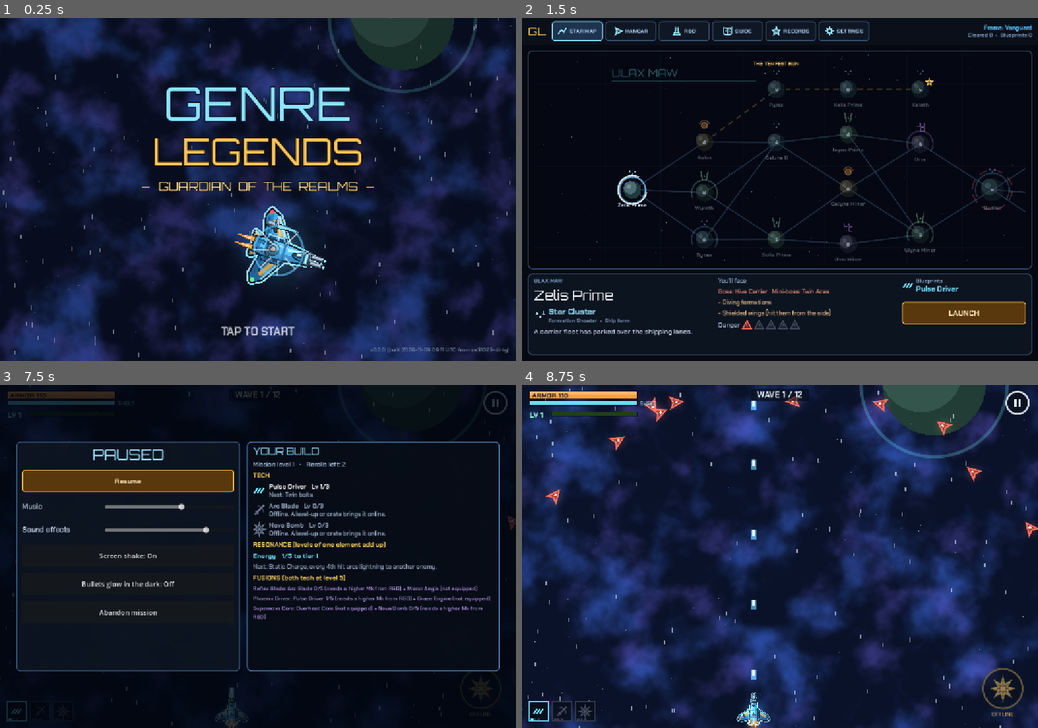
Above: before the commit, frames 1-4 (two rows, left to right).
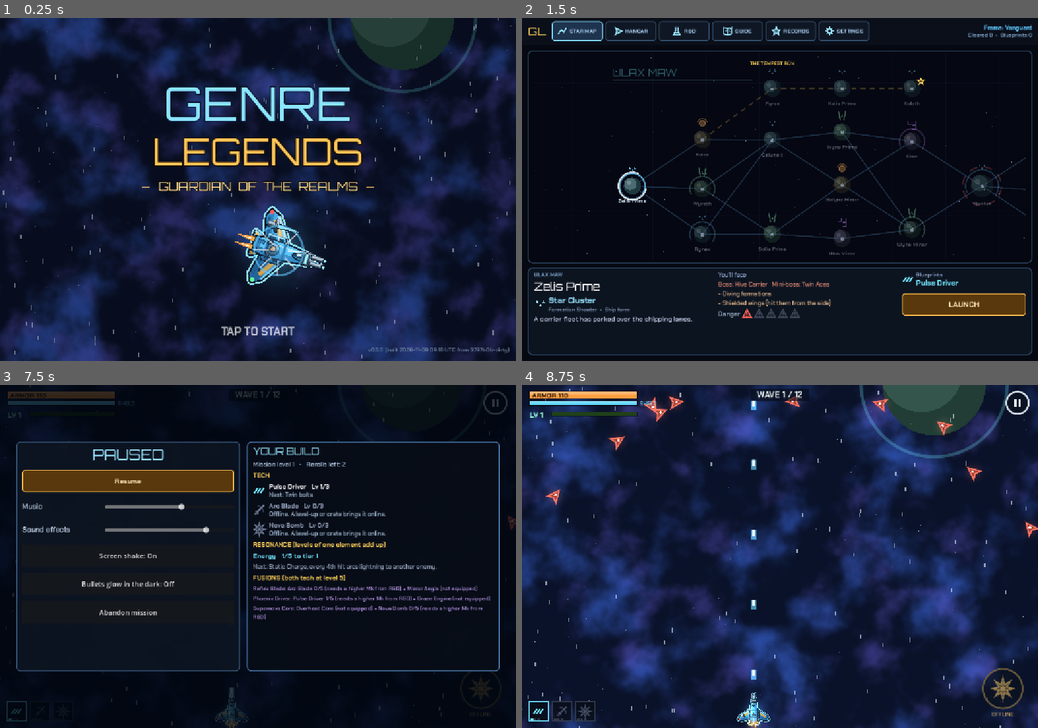
Above: after the commit, the same moments.

Repository: heromedel/Genre-Legends
Game: Godot game, scene res://scenes/main.tscn
Same seed, same stepped clock (60 frames per second), same inputs: the game is played once before the commit and once after it.
Inputs (mouse positions are in pixels of both pictures, inside the frame that each line leads up to):
- Up to frame 1 (0.25 s): no input
- Up to frame 2 (1.5 s): tap Enter at 0.5 s; drag from (780, 189) to (831, 114) at 0.52 s; drag from (676, 206) to (754, 258) at 1.27 s
- Up to frame 3 (7.5 s): click "LAUNCH" at 2 s; move the mouse to (258, 556) at 2.77 s; hold D (move_right) 2.78-3.5 s; tap Shift at 2.85 s; click (258, 556) at 2.92 s; drag from (232, 625) to (103, 505) at 3.52 s; tap Space (special) at 4.25, 5.85 s; move the mouse to (412, 607) at 4.27 s; hold A (move_left) 4.28-5 s; tap Z at 4.35 s; drag from (103, 505) to (180, 470) at 5.02 s; move the mouse to (283, 556) at 5.77 s; hold S (move_down) 5.78-6.5 s; click (283, 556) at 5.92 s; drag from (180, 470) to (154, 573) at 6.52 s; move the mouse to (371, 539) at 7.27 s; hold W (move_up) from 7.28 s (still down); tap P at 7.35 s
- Up to frame 4 (8.75 s): release W (move_up) at 8 s; click "Resume" at 8 s

The runs differ from the first frame. In frame 1, 0.1% of the frame differs, in the area x 71-99%, y 96-98%; in frame 2, 11%, in the area x 1-99%, y 10-93%; in frame 3, less than 0.1%; in frame 4, nothing differs.

Commit message:
0.5: confirm before reloading, boss banners rewritten, a planet strip that fits
From heromedel's 0.4.2 notes:
- 'Get the latest version' asks first, in a pop-up (a reusable _confirm).
- Every boss phase banner says what that boss does, instead of nine
  variations on 'X EXPOSED'.
- Twin Rails: 'Fires two rails in a V. Three at level 5.'
- The planet strip fits a special condition without a scroll bar.
- Dropship and dungeon gate art added for the transitions (wired next).

Co-Authored-By: Claude Opus 5.5 <noreply@anthropic.com>
Claude-Session: https://claude.ai/code/session_01TQ4qhv27AYaLAtPddeVQN1

Diff:
--- /dev/null
+++ b/art/scenes/dropship.svg
@@ -0,0 +1,75 @@
+<svg xmlns="http://www.w3.org/2000/svg" viewBox="-460 -480 920 960">
+<!-- The Dropship (GDD 11M), seen from above, bow up: a carrier whose launch bay runs down its middle.
+     Units match the cutscene's bay (480 x 600 at zoom 1). Light from the top-left.
+     Each component: 1 outline, 2 fill, 3 shading, 4 highlights, 5 details.
+     Groups: "door_l" / "door_r" slide apart to open the bay; the bay's guide lights are drawn live. -->
+<g stroke-linejoin="round" stroke-linecap="round">
+
+<!-- Engines along the stern -->
+<g>
+  <path d="M-260,400 L-170,400 L-180,452 L-250,452 Z M-80,410 L80,410 L70,466 L-70,466 Z M170,400 L260,400 L250,452 L180,452 Z" fill="#070b12" stroke="#070b12" stroke-width="10"/>
+  <path d="M-260,400 L-170,400 L-180,452 L-250,452 Z M-80,410 L80,410 L70,466 L-70,466 Z M170,400 L260,400 L250,452 L180,452 Z" fill="#2a3341"/>
+  <path d="M-215,400 L-170,400 L-180,452 L-215,452 Z M0,410 L80,410 L70,466 L0,466 Z M215,400 L260,400 L250,452 L215,452 Z" fill="#1c232e"/>
+  <path d="M-245,448 L-185,448 M-62,462 L62,462 M185,448 L245,448" stroke="#ff9a3c" stroke-width="7"/>
+</g>
+
+<!-- Hull -->
+<g>
+  <path d="M-340,-420 L340,-420 L420,260 L260,420 L-260,420 L-420,260 Z" fill="#070b12" stroke="#070b12" stroke-width="12"/>
+  <path d="M-340,-420 L340,-420 L420,260 L260,420 L-260,420 L-420,260 Z" fill="#33445a"/>
+  <path d="M10,-420 L340,-420 L420,260 L260,420 L10,420 Z" fill="#26344a"/>
+  <path d="M-420,260 L-260,420 L260,420 L420,260 L404,236 L250,392 L-250,392 L-404,236 Z" fill="#1b2636"/>
+  <path d="M-334,-412 L0,-412 M-334,-412 L-410,256" stroke="#7d98b8" stroke-width="7" fill="none"/>
+  <!-- armour seams and rivet rows -->
+  <path d="M-300,-200 L-380,200 M300,-200 L380,200 M-330,-300 L330,-300 M-260,330 L260,330" stroke="#1b2636" stroke-width="5"/>
+  <g fill="#5d7694">
+    <circle cx="-340" cy="-120" r="5"/><circle cx="-350" cy="-60" r="5"/><circle cx="-360" cy="0" r="5"/><circle cx="-370" cy="60" r="5"/><circle cx="-380" cy="120" r="5"/>
+  </g>
+  <!-- running lights at the corners -->
+  <circle cx="-410" cy="250" r="9" fill="#ff5a5a"/><circle cx="410" cy="250" r="9" fill="#5aff9a"/>
+  <circle cx="-330" cy="-410" r="8" fill="#ffffff"/><circle cx="330" cy="-410" r="8" fill="#ffffff"/>
+</g>
+
+<!-- Command island, starboard -->
+<g>
+  <path d="M300,-140 L380,-120 L390,110 L300,130 Z" fill="#070b12" stroke="#070b12" stroke-width="10"/>
+  <path d="M300,-140 L380,-120 L390,110 L300,130 Z" fill="#3e5370"/>
+  <path d="M345,-130 L380,-120 L390,110 L345,120 Z" fill="#2c3c52"/>
+  <path d="M304,-134 L376,-116" stroke="#9db8d6" stroke-width="5"/>
+  <g fill="#ffd58a"><rect x="318" y="-100" width="40" height="12" rx="3"/><rect x="318" y="-70" width="40" height="12" rx="3"/></g>
+  <circle cx="345" cy="40" r="18" fill="#070b12"/><circle cx="345" cy="40" r="13" fill="#5d7694"/><path d="M345,40 L345,18" stroke="#9db8d6" stroke-width="5"/>
+</g>
+
+<!-- The launch bay: a long dark recess down the middle, deck plating, two catapult rails -->
+<g>
+  <path d="M-240,-300 L240,-300 L240,300 L-240,300 Z" fill="#070b12" stroke="#070b12" stroke-width="12"/>
+  <path d="M-240,-300 L240,-300 L240,300 L-240,300 Z" fill="#1a2029"/>
+  <path d="M-240,-300 L-200,-300 L-200,300 L-240,300 Z M200,-300 L240,-300 L240,300 L200,300 Z" fill="#141a22"/>
+  <path d="M-200,-214 L200,-214 M-200,-128 L200,-128 M-200,-42 L200,-42 M-200,44 L200,44 M-200,130 L200,130 M-200,216 L200,216" stroke="#232b37" stroke-width="5"/>
+  <path d="M-46,-300 L-46,300 M46,-300 L46,300" stroke="#070b12" stroke-width="14"/>
+  <path d="M-46,-300 L-46,300 M46,-300 L46,300" stroke="#4a5d74" stroke-width="7"/>
+  <path d="M-49,-300 L-49,300 M43,-300 L43,300" stroke="#8aa4c2" stroke-width="2"/>
+  <!-- hazard chevrons at the bay mouth -->
+  <g fill="#ffcc3a">
+    <path d="M-200,-292 L-170,-292 L-150,-262 L-180,-262 Z"/><path d="M-140,-292 L-110,-292 L-90,-262 L-120,-262 Z"/>
+    <path d="M110,-292 L140,-292 L120,-262 L90,-262 Z"/><path d="M170,-292 L200,-292 L180,-262 L150,-262 Z"/>
+  </g>
+</g>
+
+<!-- Bay doors over the mouth: they slide out sideways to open -->
+<g id="door_l">
+  <path d="M-240,-420 L0,-420 L0,-300 L-240,-300 Z" fill="#070b12" stroke="#070b12" stroke-width="10"/>
+  <path d="M-240,-420 L0,-420 L0,-300 L-240,-300 Z" fill="#4a5d74"/>
+  <path d="M-236,-414 L-4,-414" stroke="#9db8d6" stroke-width="5"/>
+  <path d="M-200,-400 L-200,-320 M-140,-400 L-140,-320 M-80,-400 L-80,-320" stroke="#33445a" stroke-width="6"/>
+  <path d="M-30,-410 L-10,-410 L-10,-310 L-30,-310 Z" fill="#ffcc3a"/>
+</g>
+<g id="door_r">
+  <path d="M0,-420 L240,-420 L240,-300 L0,-300 Z" fill="#070b12" stroke="#070b12" stroke-width="10"/>
+  <path d="M0,-420 L240,-420 L240,-300 L0,-300 Z" fill="#3a4b60"/>
+  <path d="M80,-400 L80,-320 M140,-400 L140,-320 M200,-400 L200,-320" stroke="#26344a" stroke-width="6"/>
+  <path d="M10,-410 L30,-410 L30,-310 L10,-310 Z" fill="#d9a92a"/>
+</g>
+
+</g>
+</svg>
--- /dev/null
+++ b/art/scenes/dungeon_gate.svg
@@ -0,0 +1,40 @@
+<svg xmlns="http://www.w3.org/2000/svg" viewBox="-260 -360 520 480">
+<!-- The dungeon gate (GDD 11M): a stone arch cut into a cliff, darkness inside. The arch's opening spans
+     x -110..110, y -280..-60 (the cutscene's gate). Light from the top-left.
+     Each component: 1 outline, 2 fill, 3 shading, 4 highlights, 5 details. The torches' flames and the
+     portcullis are drawn live. -->
+<g stroke-linejoin="round" stroke-linecap="round">
+
+<!-- The cliff face -->
+<g>
+  <path d="M-250,-350 L250,-350 L250,-30 L-250,-30 Z" fill="#0d0b0a" stroke="#0d0b0a" stroke-width="6"/>
+  <path d="M-250,-350 L250,-350 L250,-30 L-250,-30 Z" fill="#3a3430"/>
+  <path d="M40,-350 L250,-350 L250,-30 L40,-30 Z" fill="#2e2926"/>
+  <path d="M-250,-80 L250,-80 L250,-30 L-250,-30 Z" fill="#26211e"/>
+  <path d="M-240,-120 L-180,-160 L-140,-150 M150,-170 L210,-140 L240,-150 M-230,-260 L-190,-280 M180,-300 L230,-280" stroke="#221d1a" stroke-width="5" fill="none"/>
+</g>
+
+<!-- The arch: dressed stone blocks around the opening -->
+<g>
+  <path d="M-170,-60 L-170,-280 A170,170 0 0 1 170,-280 L170,-60 Z" fill="#0d0b0a" stroke="#0d0b0a" stroke-width="8"/>
+  <path d="M-170,-60 L-170,-280 A170,170 0 0 1 170,-280 L170,-60 Z" fill="#5a524a"/>
+  <path d="M10,-450 A170,170 0 0 1 170,-280 L170,-60 L10,-60 Z" fill="#463f39"/>
+  <path d="M-164,-70 L-164,-280 A164,164 0 0 1 -40,-440" stroke="#8a7f72" stroke-width="5" fill="none"/>
+  <path d="M-170,-120 L-110,-120 M110,-120 L170,-120 M-170,-190 L-110,-190 M110,-190 L170,-190 M-150,-330 L-100,-300 M150,-330 L100,-300 M-60,-430 L-40,-385 M60,-430 L40,-385" stroke="#2e2926" stroke-width="5"/>
+  <!-- keystone -->
+  <path d="M-22,-452 L22,-452 L16,-392 L-16,-392 Z" fill="#0d0b0a" stroke="#0d0b0a" stroke-width="5"/>
+  <path d="M-22,-452 L22,-452 L16,-392 L-16,-392 Z" fill="#6e655b"/>
+  <circle cx="0" cy="-420" r="8" fill="#ff7a3a"/>
+</g>
+
+<!-- The opening: darkness -->
+<path d="M-110,-60 L-110,-280 A110,110 0 0 1 110,-280 L110,-60 Z" fill="#030204"/>
+
+<!-- Torch brackets either side (the flames are drawn live above them) -->
+<g>
+  <path d="M-205,-200 L-185,-200 L-188,-170 L-202,-170 Z M185,-200 L205,-200 L202,-170 L188,-170 Z" fill="#0d0b0a" stroke="#0d0b0a" stroke-width="5"/>
+  <path d="M-205,-200 L-185,-200 L-188,-170 L-202,-170 Z M185,-200 L205,-200 L202,-170 L188,-170 Z" fill="#6b5a44"/>
+</g>
+
+</g>
+</svg>
--- a/scripts/core/build_info.gd
+++ b/scripts/core/build_info.gd
@@ -2,8 +2,8 @@
 ## Written by tools/export_web.sh on every export. Do not edit by hand.
 
 const VERSION := "0.5.0"
-const BUILT := "2026-11-09 09:11 UTC"
-const COMMIT := "ce31023-dirty"
+const BUILT := "2026-11-09 09:16 UTC"
+const COMMIT := "3797b0b-dirty"
 
 
 static func label() -> String:
--- a/scripts/data/tech_data.gd
+++ b/scripts/data/tech_data.gd
@@ -55,7 +55,7 @@
 		"blueprint_from": ["corridor", "planet"],
 		"forks": {
 			"a": {"name": "Chain Storm", "text": "Every hit arcs lightning into the enemies around it."},
-			"b": {"name": "Twin Rails", "text": "Fires two rails in a V, then three."},
+			"b": {"name": "Twin Rails", "text": "Fires two rails in a V. Three at level 5."},
 		},
 	},
 	"hex_repeater": {
--- a/scripts/sim/bosses/bounty_ace.gd
+++ b/scripts/sim/bosses/bounty_ace.gd
@@ -44,9 +44,9 @@
 	_place_drones(drones)
 	if phase == 0 and drones.is_empty():
 		core.invulnerable = false
-		set_phase(1, "SHIELD DOWN - HE'S EXPOSED")
+		set_phase(1, "THE ACE'S SHIELD SHATTERS")
 	if phase == 1 and hp_fraction() < 0.4:
-		set_phase(2, "BOUNTY CALLED IN")
+		set_phase(2, "THE ACE CALLS IN HUNTERS")
 		for i in 2:
 			var hunter := world.spawn_enemy("ace", Vector2(center.x + (i * 2 - 1) * 300.0, -40))
 			hunter.memory["no_formation"] = true
--- a/scripts/sim/bosses/hive_carrier.gd
+++ b/scripts/sim/bosses/hive_carrier.gd
@@ -39,9 +39,9 @@
 	var bays := living_parts("bay")
 	if phase == 0 and bays.size() <= 2:
 		core.invulnerable = false
-		set_phase(1, "CORE EXPOSED")
+		set_phase(1, "THE CARRIER CRACKS OPEN")
 	if phase == 1 and hp_fraction() < 0.3:
-		set_phase(2, "CARRIER CRITICAL")
+		set_phase(2, "THE CARRIER IS GOING DOWN SWINGING")
 	# Hangar bays launch fighters that swoop at you.
 	if fmod(time, 5.0) < dt:
 		for bay: Enemy in bays:
--- a/scripts/sim/bosses/leviathan.gd
+++ b/scripts/sim/bosses/leviathan.gd
@@ -36,7 +36,7 @@
 		origin.y += (70.0 if not living_parts("battery").is_empty() else 170.0) * dt
 	elif phase == 0:
 		core.invulnerable = false
-		set_phase(1, "ENGINE CORE EXPOSED")
+		set_phase(1, "THE LEVIATHAN'S HEART IS OPEN")
 	place_parts()
 	# The fight (and its health bar) starts as the first battery comes into view.
 	if entering and origin.y > 80.0:
@@ -50,7 +50,7 @@
 	if phase == 0:
 		return
 	if phase == 1 and hp_fraction() < 0.35:
-		set_phase(2, "REACTOR BREACH")
+		set_phase(2, "ITS REACTOR BLEEDS FIRE")
 	if fmod(time, 0.12 if phase == 1 else 0.09) < dt:
 		for arm in 2:
 			world.enemy_shot(core.pos, PI * 0.5 + sin(time * 1.3) * 1.2 + (arm * 2 - 1) * 0.35, 210.0, {"color": Color(1.0, 0.7, 0.4)})
--- a/scripts/sim/bosses/mirror_dreadnought.gd
+++ b/scripts/sim/bosses/mirror_dreadnought.gd
@@ -48,7 +48,7 @@
 			mirror.invulnerable = false
 			world.kill_enemy(mirror)
 	if phase == 1 and hp_fraction() < 0.3:
-		set_phase(2, "DREADNOUGHT OVERLOAD")
+		set_phase(2, "THE DREADNOUGHT OVERLOADS")
 	match phase:
 		0:
 			if fmod(time, 2.3) < dt:
--- a/scripts/sim/bosses/siege_crawler.gd
+++ b/scripts/sim/bosses/siege_crawler.gd
@@ -45,9 +45,9 @@
 		for leg: Enemy in legs:
 			world.kill_enemy(leg)
 		world.add_zone("enemy_ring", origin, 420.0, 0.9, 16.0 * world.enemy_damage_scale, true, {"color": Color(1, 0.6, 0.3)})
-		set_phase(1, "IT'S DOWN - HIT THE CORE")
+		set_phase(1, "THE CRAWLER COLLAPSES - STRIKE ITS CORE")
 	if phase == 1 and hp_fraction() < 0.35:
-		set_phase(2, "REACTOR UNSTABLE")
+		set_phase(2, "ITS REACTOR IS MELTING DOWN")
 	# Legs: staggered aimed bursts.
 	for leg: Enemy in legs:
 		if fmod(time + float(leg.part.right(1)) * 0.6, 2.5) < dt:
--- a/scripts/sim/bosses/wyrm_engine.gd
+++ b/scripts/sim/bosses/wyrm_engine.gd
@@ -50,9 +50,9 @@
 	_place()
 	if phase == 0 and segments.size() <= SEGMENTS / 2:
 		head.invulnerable = false
-		set_phase(1, "HEAD EXPOSED")
+		set_phase(1, "THE WYRM'S HEAD IS BARE")
 	if phase == 1 and hp_fraction() < 0.25:
-		set_phase(2, "THE WYRM IS ENRAGED")
+		set_phase(2, "THE WYRM THRASHES")
 	# Segments fire in a rolling wave down the body.
 	if fmod(time, 2.6) < dt:
 		var start := int(time / 2.6) % 3
--- a/scripts/sim/minibosses/brood_queen.gd
+++ b/scripts/sim/minibosses/brood_queen.gd
@@ -37,7 +37,7 @@
 	var sacs := living_parts("sac")
 	if phase == 0 and sacs.is_empty():
 		core.invulnerable = false
-		set_phase(1, "THE QUEEN IS EXPOSED")
+		set_phase(1, "THE QUEEN STANDS UNGUARDED")
 	if fmod(time, 3.0) < dt:
 		for sac: Enemy in sacs:
 			for i in 2:
--- a/scripts/sim/minibosses/clone_projector.gd
+++ b/scripts/sim/minibosses/clone_projector.gd
@@ -87,7 +87,7 @@
 			var device := world.drop_pickup("projector", part.pos)
 			device.vel = Vector2.ZERO
 			device.anchored = true
-			set_phase(1, "PROJECTOR EXPOSED - GRAB IT")
+			set_phase(1, "THE PROJECTOR BREAKS LOOSE - GRAB IT")
 
 
 func pickup_taken(kind: String) -> void:
--- a/scripts/sim/minibosses/crusher_gate.gd
+++ b/scripts/sim/minibosses/crusher_gate.gd
@@ -36,7 +36,7 @@
 	var pistons := living_parts("piston")
 	if phase == 0 and pistons.size() < 2:
 		core.invulnerable = false
-		set_phase(1, "GATE CORE EXPOSED")
+		set_phase(1, "THE CRUSHER JAMS OPEN")
 	if fmod(time, 3.2 if phase == 0 else 2.6) < dt and not pistons.is_empty():
 		_slam(pistons)
 	for piston: Enemy in pistons:
--- a/scripts/sim/minibosses/dune_maw.gd
+++ b/scripts/sim/minibosses/dune_maw.gd
@@ -73,4 +73,4 @@
 						var brood := world.spawn_enemy("crawler", origin + Vector2.from_angle(TAU * i / 3.0) * 50.0)
 						brood.memory["awake"] = true
 	if phase == 0 and hp_fraction() < 0.5:
-		set_phase(1, "THE MAW IS FURIOUS")
+		set_phase(1, "THE MAW CALLS UP ITS BROOD")
--- a/scripts/sim/minibosses/salvo_barge.gd
+++ b/scripts/sim/minibosses/salvo_barge.gd
@@ -37,7 +37,7 @@
 	var pods := living_parts("pod")
 	if phase == 0 and pods.is_empty():
 		core.invulnerable = false
-		set_phase(1, "BARGE CORE EXPOSED")
+		set_phase(1, "THE BARGE'S HOLD SPLITS OPEN")
 	# Salvos: each pod launches homing drones you can shoot down.
 	if fmod(time, 3.2) < dt:
 		for pod: Enemy in pods:
--- a/scripts/sim/minibosses/swarm_marshal.gd
+++ b/scripts/sim/minibosses/swarm_marshal.gd
@@ -37,7 +37,7 @@
 	_place_escorts(dt)
 	if phase == 0 and escorts.size() <= ESCORTS / 2:
 		core.invulnerable = false
-		set_phase(1, "THE MARSHAL IS EXPOSED")
+		set_phase(1, "THE MARSHAL HAS NO ESCORT LEFT")
 	if entering:
 		return
 	# One escort peels off and dives at you, Galaga style.
--- a/scripts/sim/minibosses/turret_fortress.gd
+++ b/scripts/sim/minibosses/turret_fortress.gd
@@ -37,7 +37,7 @@
 	var turrets := living_parts("turret")
 	if phase == 0 and turrets.is_empty():
 		core.invulnerable = false
-		set_phase(1, "GATE CORE EXPOSED")
+		set_phase(1, "THE FORTRESS GUNS FALL SILENT")
 	for turret: Enemy in turrets:
 		turret.facing = (world.player.pos - turret.pos).angle()
 		if fmod(time + turret.id * 0.4, 1.6) < dt:
--- a/scripts/sim/minibosses/twin_aces.gd
+++ b/scripts/sim/minibosses/twin_aces.gd
@@ -46,4 +46,4 @@
 		defeat()
 	elif not angry:
 		angry = true
-		world.emit("banner", {"text": "THE SURVIVOR IS FURIOUS", "style": "red"})
+		world.emit("banner", {"text": "ONE ACE DOWN - THE OTHER WANTS REVENGE", "style": "red"})
--- a/scripts/ui/hub.gd
+++ b/scripts/ui/hub.gd
@@ -63,6 +63,27 @@
 	column.add_child(UiKit.button("Understood", func():
 		popup.queue_free()
 		_show_radio_queue(), "Radio: understood", true))
+	add_child(popup)
+
+
+## A pop-up that asks before doing something you can't take back: a title, what will happen, and two buttons.
+func _confirm(title: String, text: String, confirm_label: String, on_confirm: Callable) -> void:
+	var box := UiKit.panel(Color(0.03, 0.07, 0.12, 0.98), Color(1.0, 0.75, 0.35))
+	var column := VBoxContainer.new()
+	column.custom_minimum_size = Vector2(520, 0)
+	column.add_theme_constant_override("separation", 12)
+	box.add_child(column)
+	column.add_child(UiKit.label(title, 22, Color(1.0, 0.8, 0.45), "title"))
+	column.add_child(UiKit.wrapped(text, 17, Color(1, 1, 1)))
+	var popup := Overlays._floating(box)
+	var buttons := HBoxContainer.new()
+	buttons.add_theme_constant_override("separation", 12)
+	buttons.alignment = BoxContainer.ALIGNMENT_END
+	column.add_child(buttons)
+	buttons.add_child(UiKit.button("Cancel", func(): popup.queue_free(), "%s: cancel" % title))
+	buttons.add_child(UiKit.button(confirm_label, func():
+		popup.queue_free()
+		on_confirm.call(), "%s: %s" % [title, confirm_label], true))
 	add_child(popup)
 
 
@@ -251,11 +272,13 @@
 	_map_view.node_selected.connect(_on_node_selected)
 	frame.add_child(_map_view)
 	var info_panel := UiKit.panel()
-	info_panel.custom_minimum_size = Vector2(0, 190)
+	info_panel.custom_minimum_size = Vector2(0, 204)
 	column.add_child(info_panel)
 	var scroll := ScrollContainer.new()
 	scroll.horizontal_scroll_mode = ScrollContainer.SCROLL_MODE_DISABLED
-	scroll.custom_minimum_size = Vector2(0, 170)
+	# Most planets fit; the rare one with more to say still scrolls, without a bar eating the width.
+	scroll.vertical_scroll_mode = ScrollContainer.SCROLL_MODE_SHOW_NEVER
+	scroll.custom_minimum_size = Vector2(0, 184)
 	info_panel.add_child(scroll)
 	_info = HBoxContainer.new()
 	_info.size_flags_horizontal = Control.SIZE_EXPAND_FILL
@@ -301,7 +324,7 @@
 	var mission_type: Dictionary = MissionData.TYPES[node["type"]]
 	var region_name: String = star_map.regions[node["region"]]["name"]
 	identity.add_child(UiKit.label(region_name.to_upper(), 13, Color(0.5, 0.65, 0.8), "bold"))
-	identity.add_child(UiKit.label(node["name"], 30, Color(1, 1, 1), "title"))
+	identity.add_child(UiKit.label(node["name"], 25, Color(1, 1, 1), "title"))
 	if node["branch"] != "":
 		identity.add_child(UiKit.label(node["branch_name"], 16, Art.GOLD, "bold"))
 	var type_row := HBoxContainer.new()
@@ -331,7 +354,7 @@
 	threat.add_child(danger_row)
 	if node["modifier"] != "":
 		var modifier: Dictionary = MissionData.MODIFIERS[node["modifier"]]
-		threat.add_child(UiKit.label("Special condition: " + modifier["name"], 17, Color(1, 0.75, 0.35), "bold"))
+		threat.add_child(UiKit.label("Special condition: " + modifier["name"], 15, Color(1, 0.75, 0.35), "bold"))
 		threat.add_child(UiKit.wrapped(modifier["text"], 14, Color(0.9, 0.8, 0.65)))
 	var reward_row := HBoxContainer.new()
 	reward_row.add_child(IconView.make(node["reward_tech"], 28, TechData.element_color(node["reward_tech"])))
@@ -360,7 +383,7 @@
 	var column := VBoxContainer.new()
 	column.size_flags_horizontal = Control.SIZE_EXPAND_FILL
 	column.size_flags_stretch_ratio = weight
-	column.add_theme_constant_override("separation", 6)
+	column.add_theme_constant_override("separation", 3)
 	_info.add_child(column)
 	return column
 
@@ -745,10 +768,11 @@
 	var update_note := UiKit.wrapped("Clears the offline copy and reloads the newest build. Your save is kept.", 13, Color(0.6, 0.7, 0.85))
 	update_note.size_flags_horizontal = Control.SIZE_EXPAND_FILL
 	update_row.add_child(UiKit.button("Get the latest version", func():
-		PlayLog.note("update", "Cleared the offline copy and reloaded (was %s)" % BuildInfo.label())
-		Save.write()
-		update_note.text = "Reloading..."
-		Browser.clear_cache_and_reload(), "Settings: get the latest version"))
+		_confirm("Get the latest version?", "The game reloads with the newest build. Your progress is kept.", "Reload", func():
+			PlayLog.note("update", "Cleared the offline copy and reloaded (was %s)" % BuildInfo.label())
+			Save.write()
+			update_note.text = "Reloading..."
+			Browser.clear_cache_and_reload()), "Settings: get the latest version"))
 	update_row.add_child(update_note)
 	column.add_child(update_row)
 	column.add_child(UiKit.label("DEBUG CONSOLE", 18, Color(1, 0.75, 0.35), "title"))
Not shown, added: art/scenes/dropship.svg.import
Not shown, added: art/scenes/dungeon_gate.svg.import
Not shown, changed: docs/REVIEW_LOG.md
Not shown, changed: play/index.pck
